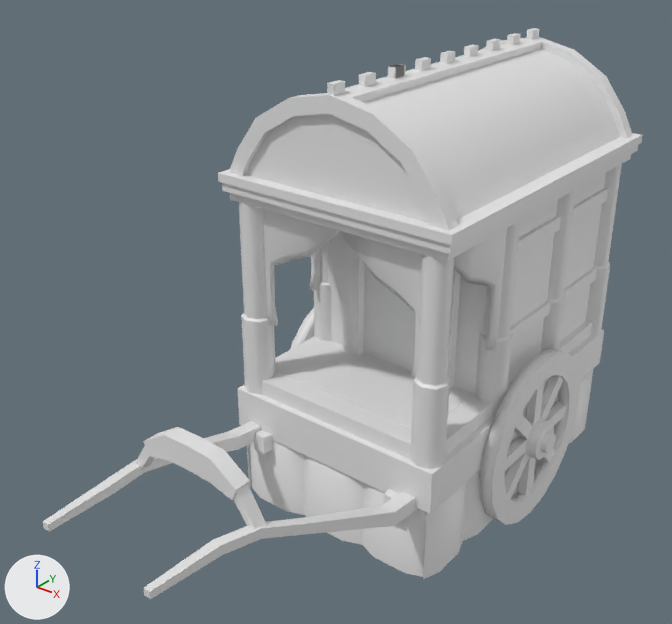
Renders of the COLLADA model binaries/data/mods/public/art/meshes/props/special/catafalque_two_wheel.dae from each side of a commit.
Camera for both pictures: a camera (50 mm lens) standing at (7.26, -9.02, 9.6) and looking at (-0.3, 0.43, 3.74). Every picture has the same lights, and +X, +Y and +Z are marked at lower left. Vertices at the same position are counted once.

The first picture shows 'TwoWagon'.
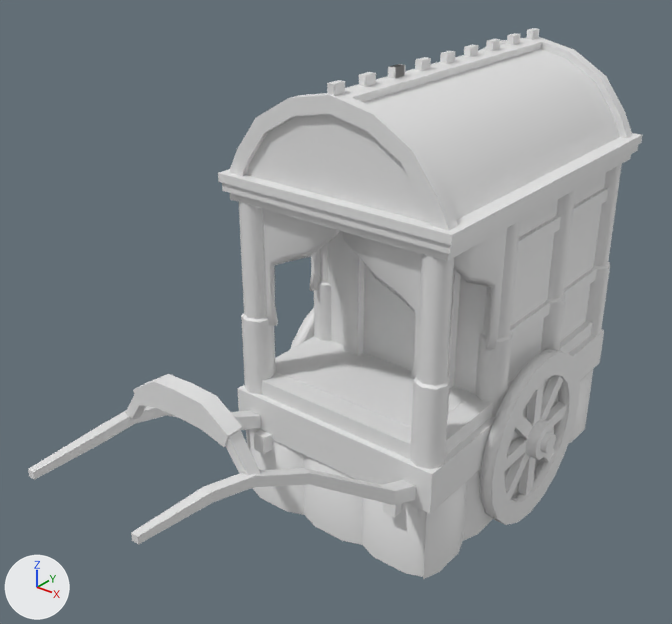
What differs and where, as boxes (x1, y1, x2, y2) in the pictures (672 x 624 px; the box of a moved part takes in the faces that stretch with it):
'TwoWagon', reshaped: before (43, 28, 643, 599); after (28, 28, 643, 579)
part 1 of me_twowagon, moved or reshaped: before (143, 427, 250, 500); after (133, 374, 243, 447)
part 2 of me_twowagon, moved or reshaped: before (233, 484, 267, 528); after (226, 430, 261, 476)
part 3 of me_twowagon, moved or reshaped: before (136, 446, 156, 470); after (125, 394, 147, 421)
part 4 of me_twowagon, moved or reshaped: before (144, 525, 262, 599); after (131, 473, 255, 545)
part 5 of me_twowagon, moved or reshaped: before (381, 492, 417, 526); after (383, 480, 416, 505)
part 6 of me_twowagon, moved or reshaped: before (259, 506, 395, 539); after (253, 468, 395, 505)
part 7 of me_twowagon, moved or reshaped: before (43, 458, 172, 532); after (28, 406, 168, 480)
part 8 of me_twowagon, moved or reshaped: before (204, 421, 261, 452); after (168, 411, 261, 430)

What the commit changed:
me_twowagon is used by ob_twowagon; location (0.0, 0.0, 0.0).
me_twowagon had 1485 vertices, 2222 faces and spanned x -2.27..2.27, y -4.3..5.49, z -0.01..7.13.
me_twowagon now has 1485 vertices, 2222 faces and spans x -2.27..2.27, y -4.37..5.49, z -0.01..7.13.
me_twowagon part 1: the loose piece of 20 vertices spanning x -0.81..0.81, y -2.82..-2.59, z 2.82..3.29 is moved by (0.0, -0.07, 0.79).
me_twowagon part 2: the loose piece of 8 vertices spanning x 0.72..1.1, y -2.8..-2.61, z 2.42..2.99 is moved by (0.0, -0.07, 0.79).
me_twowagon part 3: the loose piece of 8 vertices spanning x -1.1..-0.72, y -2.8..-2.61, z 2.42..2.99 is moved by (0.0, -0.07, 0.79).
me_twowagon part 4: 12 of the vertices in x 0.84..1.12, y -4.3..-2.72, z 2.4..2.61 are moved by (0.0, -0.07, 0.79).
me_twowagon part 5: all 4 vertices in x 1.34..1.57, y -0.66..-0.65, z 1.5..1.73 are moved by (0.0, 0.0, 0.35).
me_twowagon part 6: all 4 vertices in x 1.14..1.3, y -2.07..-2.03, z 2.13..2.28 are moved by (0.0, 0.0, 0.74).
me_twowagon part 7: 16 of the vertices in x -1.3..-0.84, y -4.3..-2.03, z 2.13..2.61 are moved by (0.0, -0.07, 0.79).
me_twowagon part 8: all 4 vertices in x -1.57..-1.34, y -0.66..-0.65, z 1.5..1.73 are moved by (0.0, 0.0, 0.35).
